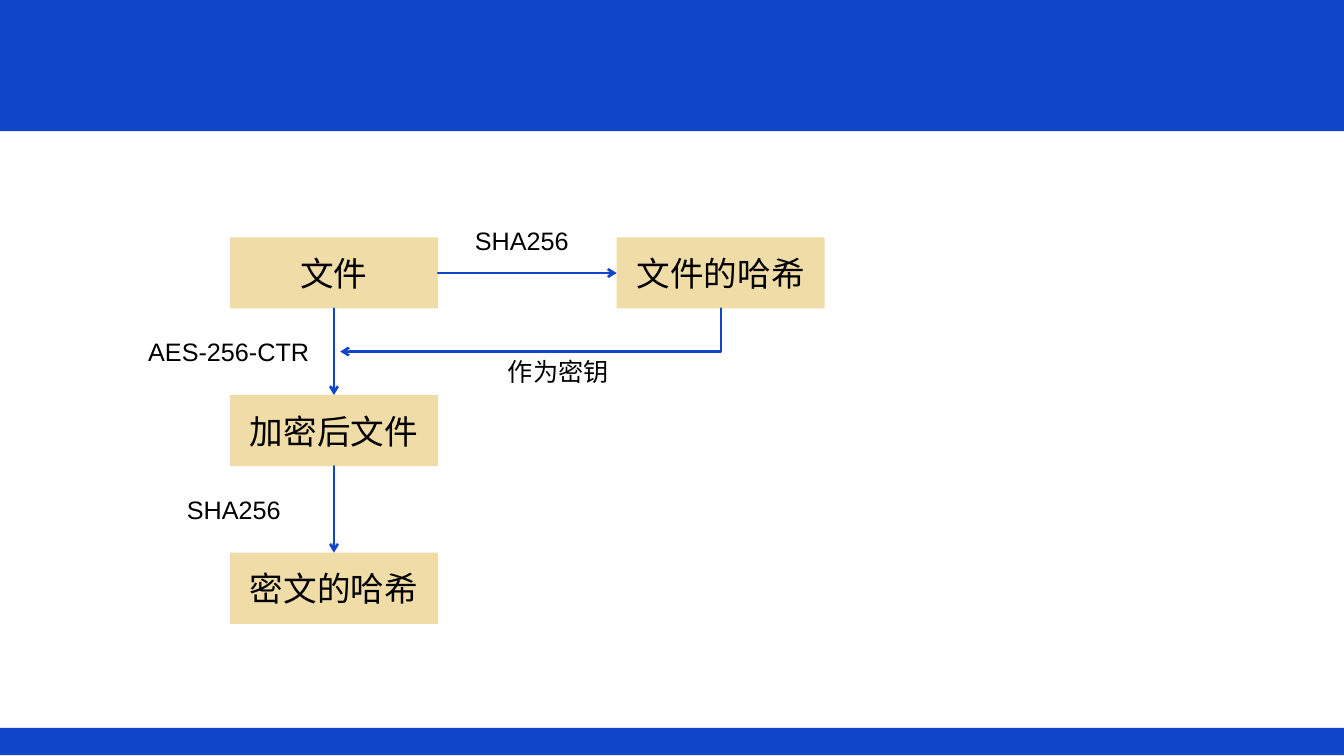
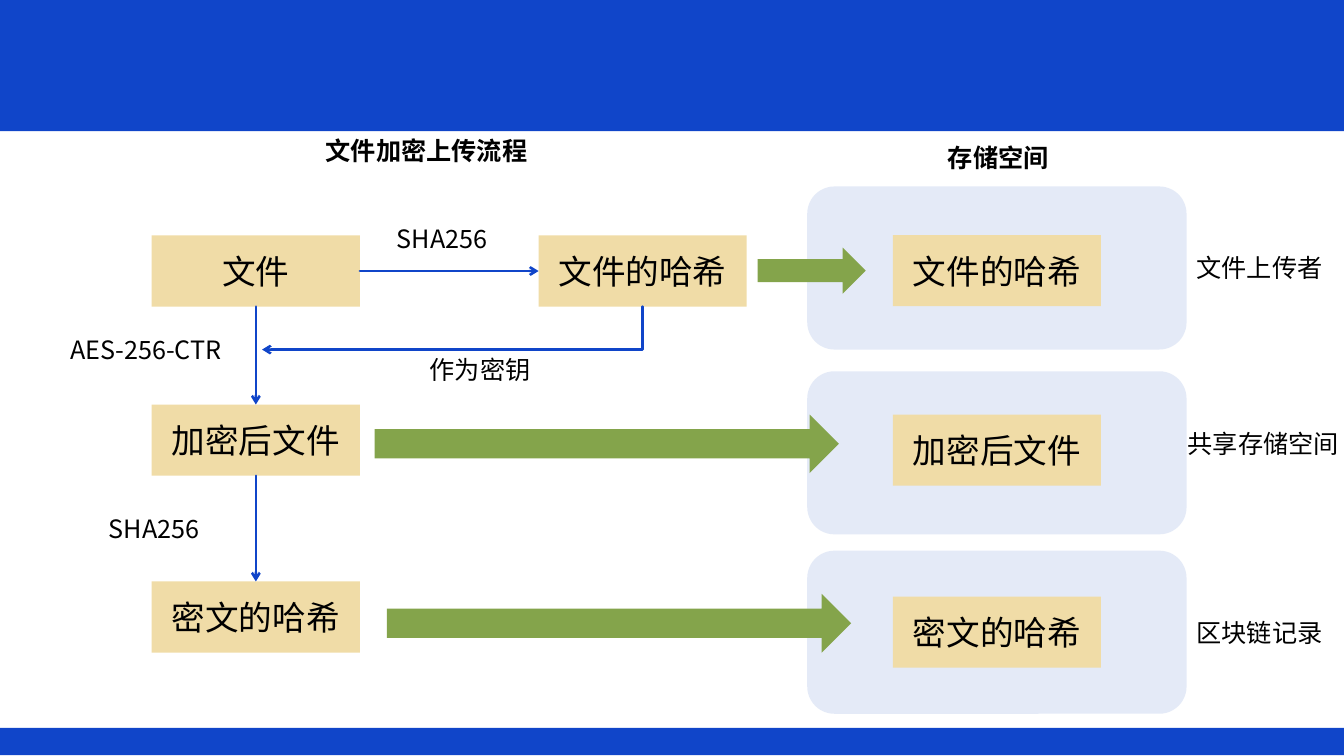
Before and after one commit to ykykzq/SimpleBlockChain, a slide deck: slide 1 of docs/图片.pptx. Drawn at 1344x756 pixels with LibreOffice and Linux fonts; fonts in the diff are those of the drawing; background and template pictures are left out. Boxes give left, top, right and bottom in pixels: in the first picture for what was removed or moved away, otherwise in the second. Text is boxed around its words. In the diff, an @@ line names an element or a change of style, - is before the commit and + after.

```diff
--- a/docs/图片.pptx
+++ b/docs/图片.pptx
@@ text added at (x1=326, y1=138, x2=528, y2=163), 18 pt, text #000000, bold @@
+文件加密上传流程
@@ text added at (x1=948, y1=145, x2=1049, y2=170), 18 pt, text #000000, bold @@
+存储空间
@@ rounded rectangle added at (x1=808, y1=187, x2=1187, y2=350), fill #B6C7EA at 36% opacity @@
@@ rectangle added at (x1=893, y1=235, x2=1101, y2=307), fill #F0DCA7, 24 pt, text #000000 @@
+文件的哈希
@@ right arrow added at (x1=758, y1=248, x2=866, y2=294), fill #84A44B @@
@@ text added at (x1=1196, y1=255, x2=1322, y2=279), 18 pt, text #000000 @@
+文件上传者
@@ arrow moved from (334, 309) - (334, 395) to (256, 307) - (256, 404) @@
@@ 3 texts, 2 rectangles, 1 arrow, 1 elbow arrow moved together from (x1=148, y1=232, x2=825, y2=383) to (x1=70, y1=229, x2=746, y2=381) @@
@@ rounded rectangle added at (x1=808, y1=371, x2=1187, y2=534), fill #B6C7EA at 36% opacity @@
@@ rectangle "加密后文件" moved from (x1=230, y1=395, x2=438, y2=467) to (x1=152, y1=404, x2=360, y2=476) @@
@@ right arrow added at (x1=375, y1=414, x2=840, y2=473), fill #84A44B @@
@@ rectangle added at (x1=893, y1=414, x2=1101, y2=486), fill #F0DCA7, 24 pt, text #000000 @@
+加密后文件
@@ text added at (x1=1188, y1=431, x2=1339, y2=455), 18 pt, text #000000 @@
+共享存储空间
@@ arrow moved from (334, 466) - (334, 553) to (256, 476) - (256, 582) @@
@@ font Arial to Noto Sans CJK SC in 3 elements at (x1=397, y1=229, x2=488, y2=249), (x1=70, y1=340, x2=222, y2=360), (x1=109, y1=519, x2=200, y2=539) @@
@@ text "SHA256" moved from (x1=187, y1=501, x2=281, y2=520) to (x1=109, y1=519, x2=200, y2=539) @@
@@ rounded rectangle added at (x1=808, y1=551, x2=1187, y2=714), fill #B6C7EA at 36% opacity @@
@@ rectangle "密文的哈希" moved from (x1=230, y1=553, x2=438, y2=624) to (x1=152, y1=582, x2=360, y2=653) @@
@@ right arrow added at (x1=387, y1=594, x2=852, y2=652), fill #84A44B @@
@@ rectangle added at (x1=893, y1=597, x2=1101, y2=668), fill #F0DCA7, 24 pt, text #000000 @@
+密文的哈希
@@ text added at (x1=1196, y1=621, x2=1322, y2=644), 18 pt, text #000000 @@
+区块链记录
```
Also in this commit, not shown: 1 other file.
